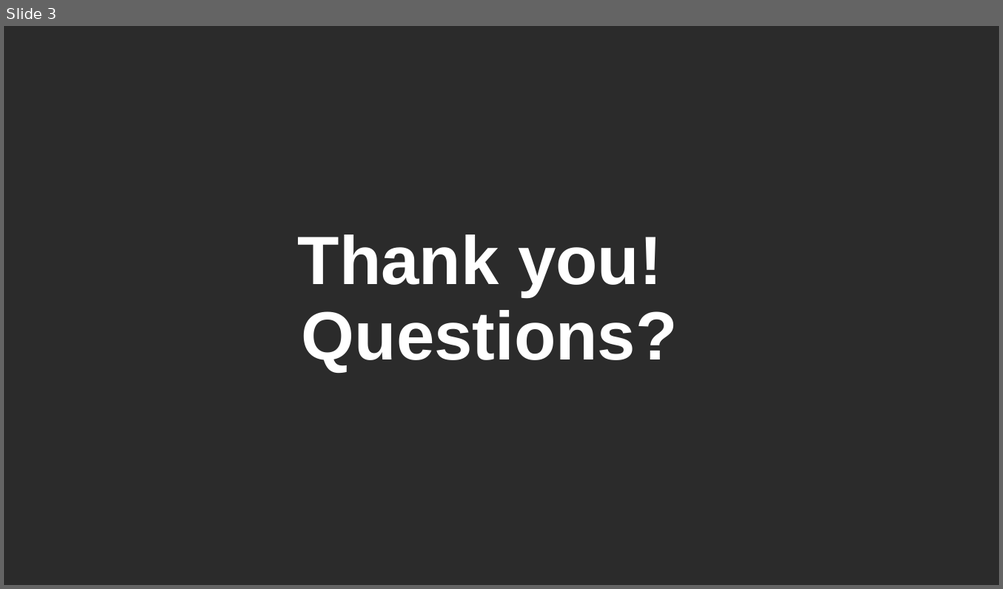
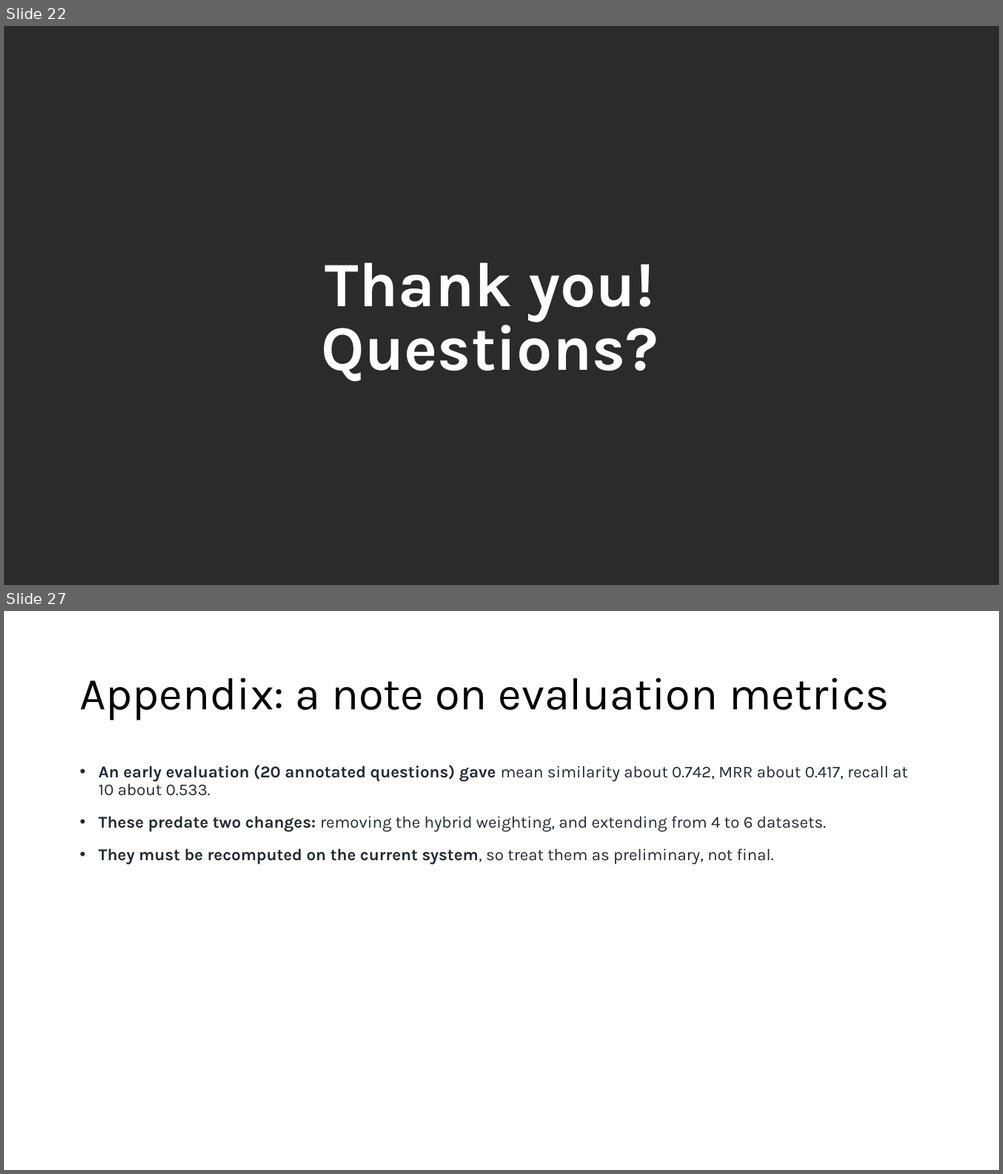
Before and after one commit to AntoineSoetewey/Beamm.Conf26, a slide deck: Slides_AntoineSoetewey_Beamm.Conf26.pptx. Shown one above the other, each under a label of ours: slide 3 before the commit, slides 22 and 27 after it; the slides between them are not shown. The pictures are 1003x589 and 1003x1174 pixels, drawn with LibreOffice and Linux fonts; fonts in the diff are those of the drawing; background and template pictures are left out; a plain dark background stands for a picture behind light text. Boxes give left, top, right and bottom in pixels: in the first picture for what was removed or moved away, otherwise in the second. Text is boxed around its words. In the diff, an @@ line names an element or a change of style, - is before the commit and + after.

```diff
--- a/Slides_AntoineSoetewey_Beamm.Conf26.pptx
+++ b/Slides_AntoineSoetewey_Beamm.Conf26.pptx
@@ slide 27 added at [4,611,999,1170], background #FFFFFF @@
@@ title added at [79,678,889,721], 44 pt, text #000000 @@
+Appendix: a note on evaluation metrics
@@ text added at [99,765,908,865], 16 pt, text #222A33 @@
+• An early evaluation (20 annotated questions) gave mean similarity about 0.742, MRR about 0.417, recall at 10 about 0.533.
+• These predate two changes: removing the hybrid weighting, and extending from 4 to 6 datasets.
+• They must be recomputed on the current system, so treat them as preliminary, not final.
@@ what was slide 3 is now slide 22 @@
@@ slide 22 changed as well @@
@@ text "Thank you!": place and size @@
-text "Thank you!" at [298,235,677,372]
+text "Thank you!" at [321,263,657,382]
@@ text "Thank you!" at [321,263,657,382]: size 66 to 61 pt, font Arial to Karla; line spacing 0.8 to 0.7 @@
```
Also in this commit, not shown: 1 other slide changed, 25 other slides added, 1 slide removed.
